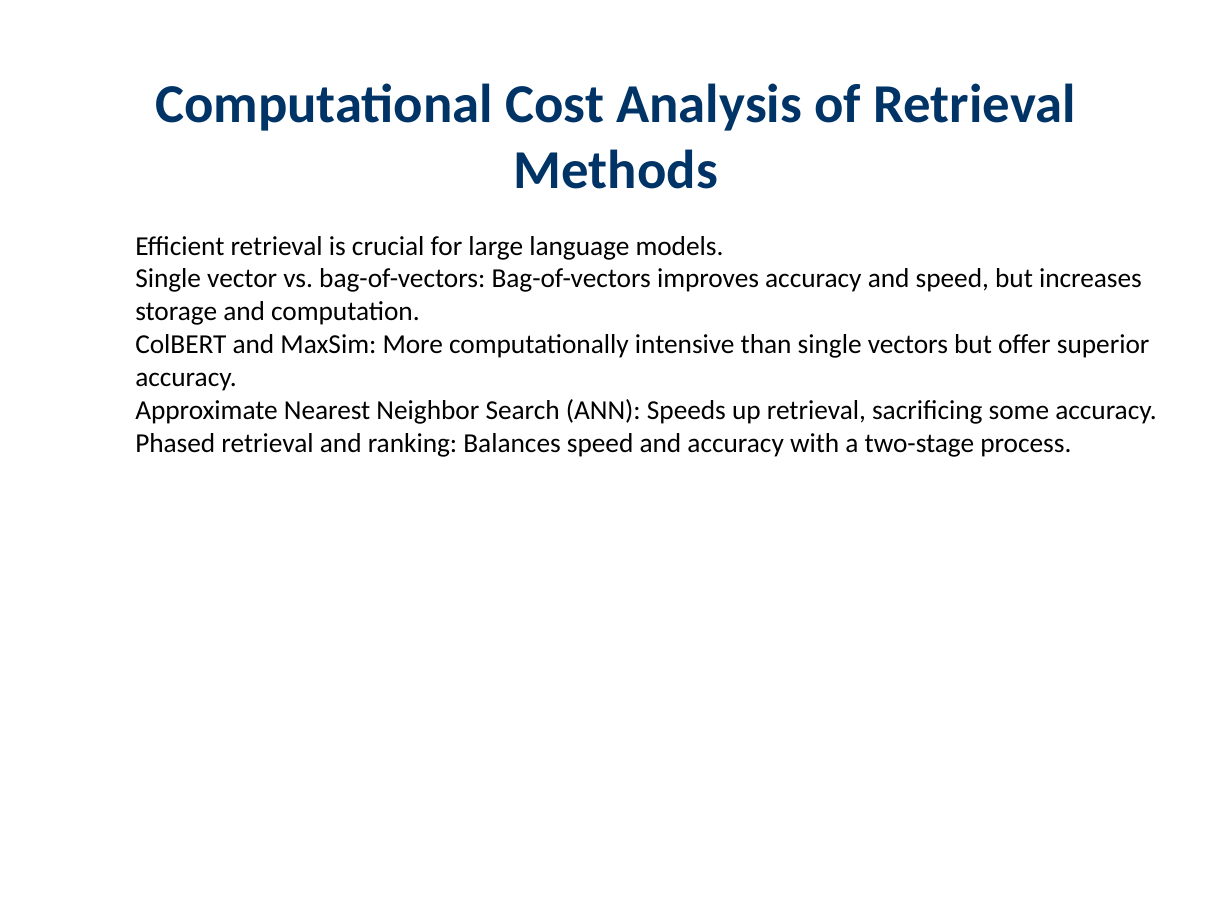
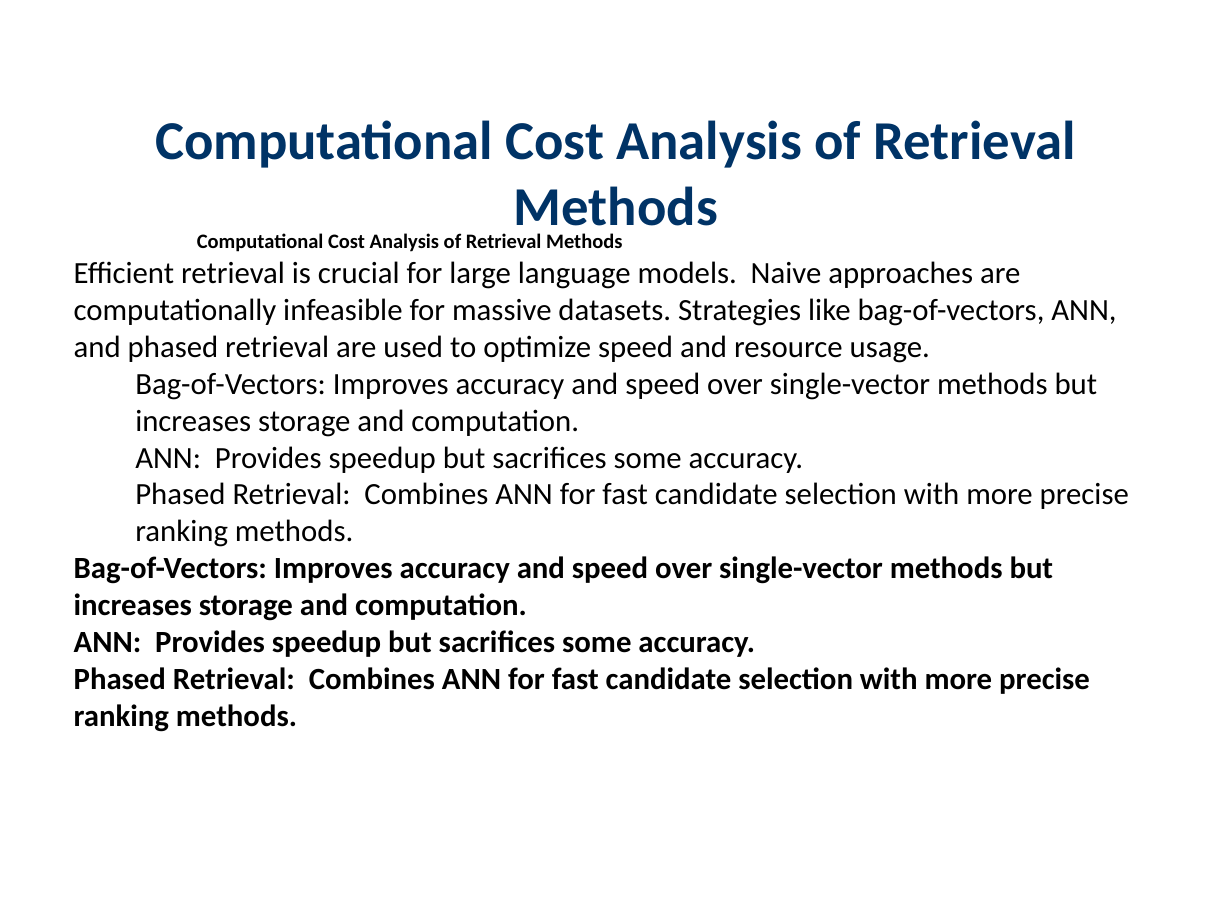
Before and after one commit to haadirakhangi/Edunexus, a slide deck: slide 13 of server-side/server/teacher/downloaded-presentations/Large Language Models/Colbert.pptx (slide 22 before the commit). Drawn at 1232x924 pixels with LibreOffice and Linux fonts; fonts in the diff are those of the drawing. Boxes give left, top, right and bottom in pixels: in the first picture for what was removed or moved away, otherwise in the second. Text is boxed around its words. In the diff, an @@ line names an element or a change of style, - is before the commit and + after.

```diff
--- a/server-side/server/teacher/downloaded-presentations/Large Language Models/Colbert.pptx
+++ b/server-side/server/teacher/downloaded-presentations/Large Language Models/Colbert.pptx
@@ text "Computational Cost Analysis of Retrieval ..." rewrapped from bbox=[155, 83, 1076, 189] to bbox=[155, 120, 1076, 238] @@
@@ text at bbox=[74, 233, 1129, 732]: text changed; size 16 to 18 pt @@
-  Efficient retrieval is crucial for large language models.
-  Single vector vs. bag-of-vectors: Bag-of-vectors improves accuracy and speed, but increases storage and computation.
-  ColBERT and MaxSim: More computationally intensive than single vectors but offer superior accuracy.
-  Approximate Nearest Neighbor Search (ANN): Speeds up retrieval, sacrificing some accuracy.
-  Phased retrieval and ranking: Balances speed and accuracy with a two-stage process.
+    Computational Cost Analysis of Retrieval Methods
+Efficient retrieval is crucial for large language models. Naive approaches are computationally infeasible for massive datasets. Strategies like bag-of-vectors, ANN, and phased retrieval are used to optimize speed and resource usage.
+  Bag-of-Vectors: Improves accuracy and speed over single-vector methods but increases storage and computation.
+  ANN: Provides speedup but sacrifices some accuracy.
+  Phased Retrieval: Combines ANN for fast candidate selection with more precise ranking methods.
+Bag-of-Vectors: Improves accuracy and speed over single-vector methods but increases storage and computation.
+ANN: Provides speedup but sacrifices some accuracy.
+Phased Retrieval: Combines ANN for fast candidate selection with more precise ranking methods.
```
Also in this commit, not shown: 7 other slides changed, 5 slides added, 15 slides removed, 4 other files.
